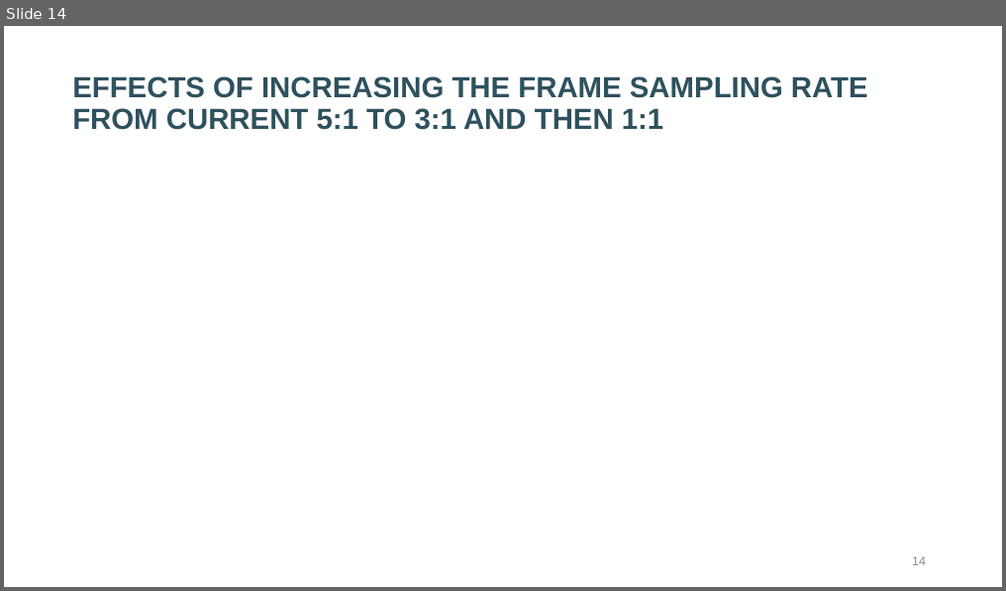
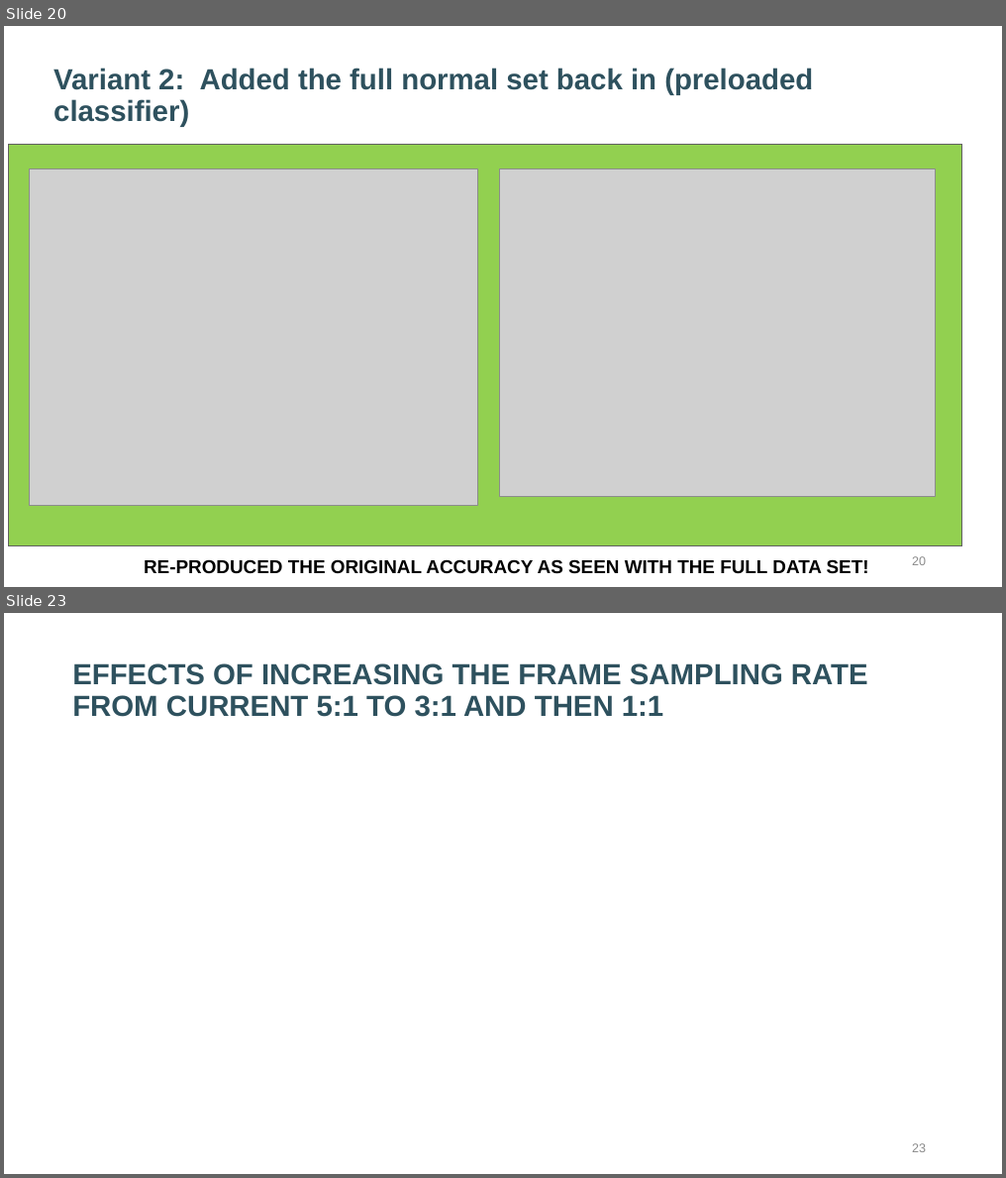
Before and after one commit to karthik111/video_anomaly_detection, a slide deck: docs/Video Anomaly Detection – Design Notes v5.pptx. Shown one above the other, each under a label of ours: slide 14 before the commit, slides 20 and 23 after it; the slides between them are not shown. The pictures are 1006x591 and 1006x1178 pixels, drawn with LibreOffice and Linux fonts; fonts in the diff are those of the drawing; grey boxes stand for pictures. Boxes give left, top, right and bottom in pixels: in the first picture for what was removed or moved away, otherwise in the second. Text is boxed around its words. In the diff, an @@ line names an element or a change of style, - is before the commit and + after.

```diff
--- a/docs/Video Anomaly Detection – Design Notes v5.pptx
+++ b/docs/Video Anomaly Detection – Design Notes v5.pptx
@@ slide 20 added at box(4, 26, 1002, 587), background #FFFFFF @@
@@ title added at box(54, 68, 813, 127), 28 pt, text #2E515E, bold @@
+Variant 2: Added the full normal set back in (preloaded classifier)
@@ rectangle added at box(9, 144, 962, 547), fill #92D050, outline #616161 1 pt @@
@@ picture added at box(30, 169, 478, 505) @@
@@ picture added at box(499, 169, 936, 496) @@
@@ text added at box(144, 560, 869, 574), 18 pt, text #000000, bold @@
+RE-PRODUCED THE ORIGINAL ACCURACY AS SEEN WITH THE FULL DATA SET!
@@ page number added at box(912, 557, 926, 566), 12 pt, text #8C8C8C @@
+20
@@ what was slide 14 is now slide 23 @@
@@ page number at box(912, 1144, 926, 1153): text changed @@
-14
+23
```
Also in this commit, not shown: 4 slides changed, 7 other slides added, 9 other files.
